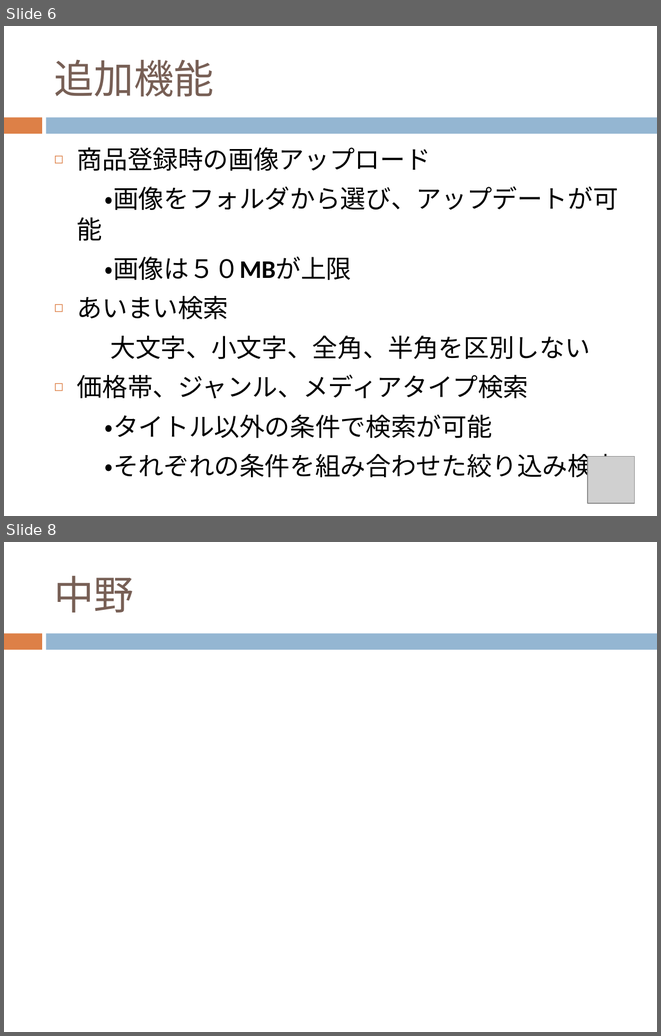
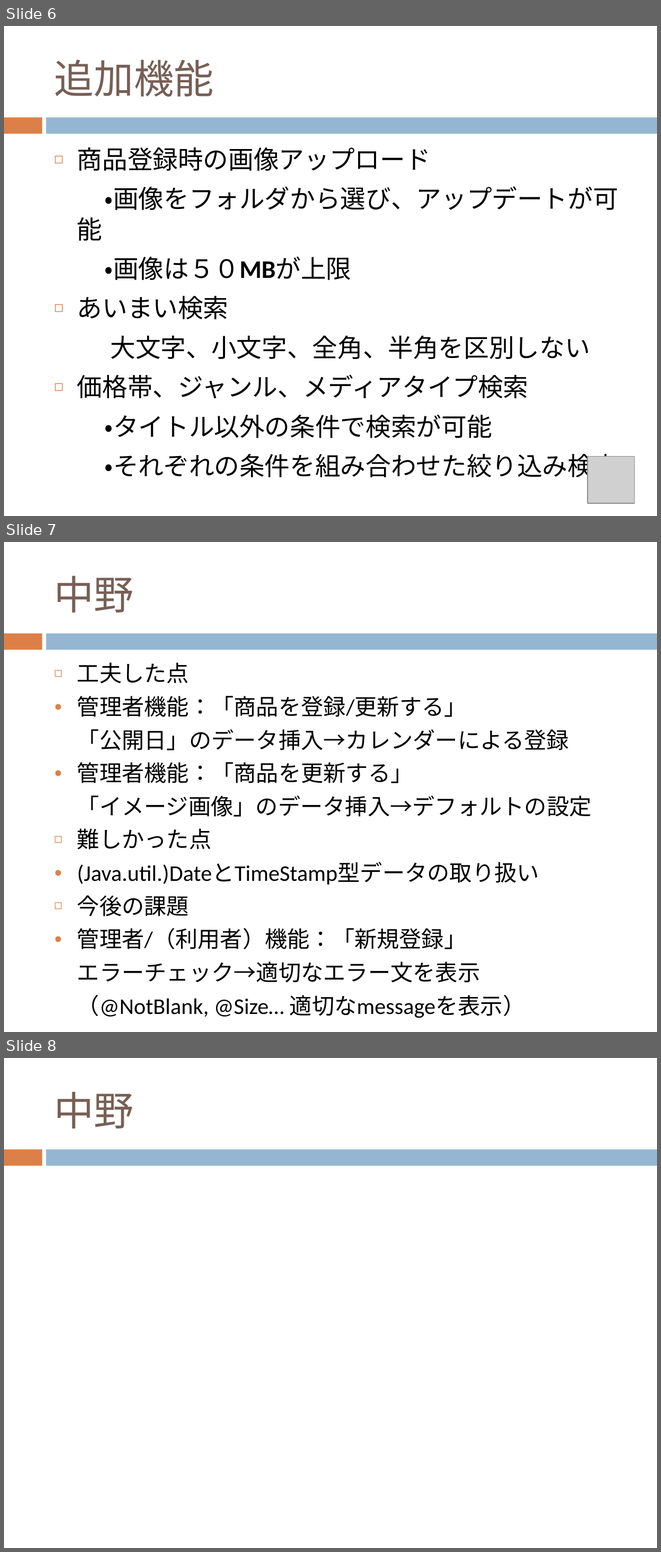
Before and after one commit to chocomegane/springC, a slide deck: document/ECサイト.pptx. Shown one above the other, each under a label of ours: slides 6 and 8 before the commit, slides 6, 7 and 8 after it; the slides between them are not shown. The pictures are 661x1036 and 661x1552 pixels, drawn with LibreOffice and Linux fonts; fonts in the diff are those of the drawing; grey boxes stand for pictures. Boxes give left, top, right and bottom in pixels: in the first picture for what was removed or moved away, otherwise in the second. Text is boxed around its words. In the diff, an @@ line names an element or a change of style, - is before the commit and + after.

```diff
--- a/document/ECサイト.pptx
+++ b/document/ECサイト.pptx
@@ slide 7 added at (4, 542, 657, 1032), background #FFFFFF; not listed: 2 template elements that a slide beside it also shows @@
@@ title added at (54, 576, 134, 612), 44 pt, text #775F55 @@
+中野
@@ text added at (77, 662, 592, 982), 24.6 pt, text #000000 @@
+◻ 工夫した点
+● 管理者機能：「商品を登録/更新する」
+「公開日」のデータ挿入→カレンダーによる登録
+● 管理者機能：「商品を更新する」
+「イメージ画像」のデータ挿入→デフォルトの設定
+◻ 難しかった点
+● (Java.util.)DateとTimeStamp型データの取り扱い
+◻ 今後の課題
+● 管理者/（利用者）機能：「新規登録」
+エラーチェック→適切なエラー文を表示
+（@NotBlank, @Size… 適切なmessageを表示）
```
Also in this commit, not shown: 1 slide removed.
